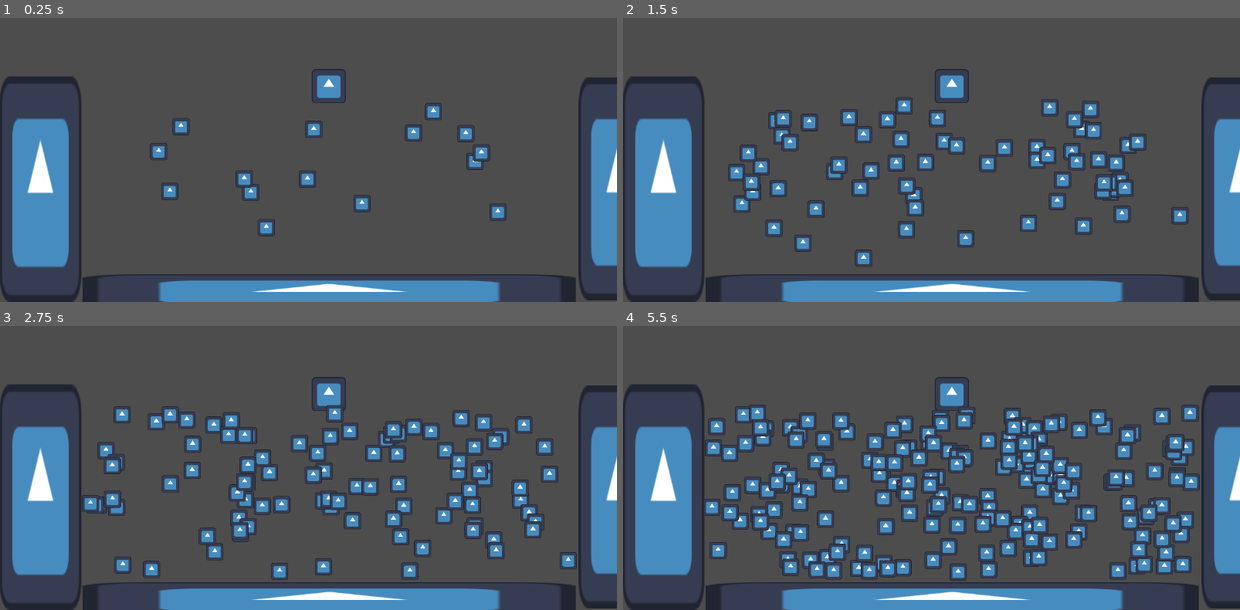
Above: before the commit, frames 1-4 (two rows, left to right).
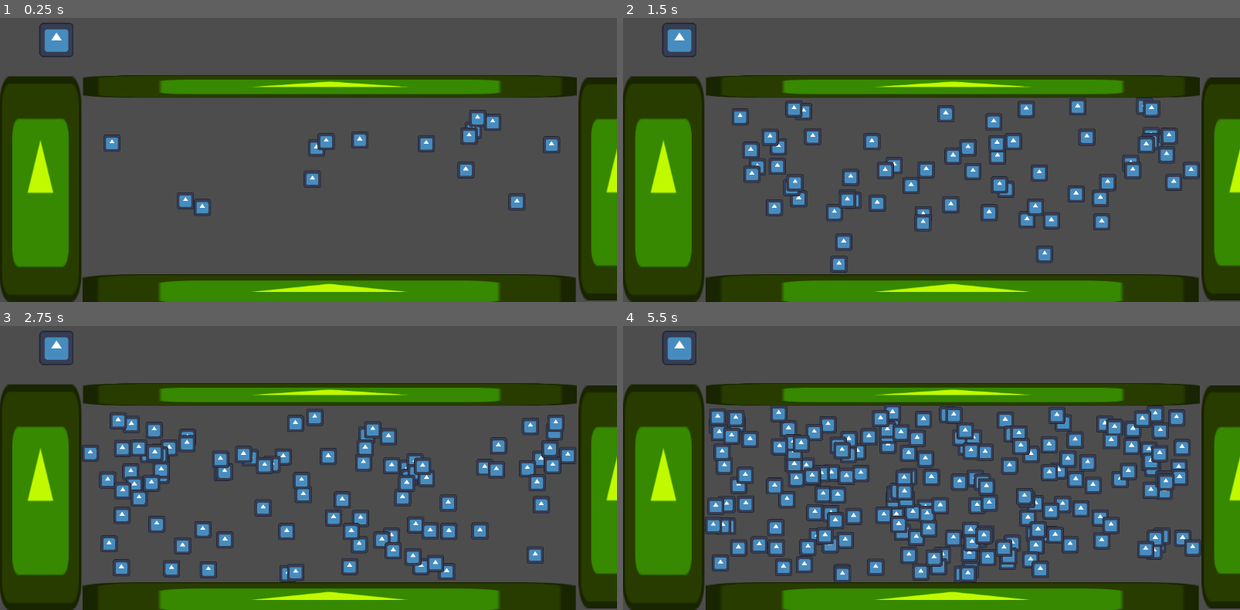
Above: after the commit, the same moments.

Repository: corin-gaiotto/gdc-jam-2025
Game: Godot game, scene res://Fishing/FishingScene.tscn
The game is run twice, just before and just after one commit, with the same random seed, the same clock (stepped at 60 frames per second) and the same inputs. This scene is started directly instead of the project's main scene. The engine's default icon, where the game draws it, is replaced by a stand-in: a white triangle on a blue panel in a dark square.
Inputs:
- Up to frame 1 (0.25 s): no input
- Up to frame 2 (1.5 s): tap Enter (ui_accept) at 0.5, 0.6, 0.77, 1.07, 1.35 s
- Up to frame 3 (2.75 s): tap Enter (ui_accept) at 1.52, 1.82, 2.1 s
- Up to frame 4 (5.5 s): tap Enter (ui_accept) at 2.85, 3.02, 3.32, 3.6, 3.77, 4.07, 4.35, 4.52, 4.82, 5.1 s

The runs differ from the first frame. In frame 1, 32% of the frame differs, in the area x 0-100%, y 1-100%; in frame 2, 40%; in frame 3, 44%; in frame 4, 53%.

Commit message:
changed fish movement to be more spontaneous

Diff:
--- a/Fishing/FishingScene.gd
+++ b/Fishing/FishingScene.gd
@@ -2,15 +2,14 @@
 
 
 func _on_fish_boundary_left_area_entered(area: Area2D) -> void:
-	area.Direction.x *= -1
+	area.Velocity.x *= -1
 
 func _on_fish_boundary_right_area_entered(area: Area2D) -> void:
-	area.Direction.x *= -1
-
+	area.Velocity.x *= -1
 
 func _on_fish_boundary_bottom_area_entered(area: Area2D) -> void:
-	area.Direction.y *= -1
+	area.Velocity.y *= -1
 
 
 func _on_fish_boundary_top_area_entered(area: Area2D) -> void:
-	area.Direction.y *= -1
+	area.Velocity.y *= -1
--- a/Fishing/FishingScene.tscn
+++ b/Fishing/FishingScene.tscn
@@ -34,6 +34,7 @@
 collision_layer = 0
 
 [node name="Sprite2D" type="Sprite2D" parent="FishBoundaryLeft"]
+modulate = Color(0.756863, 0.980392, 0, 1)
 position = Vector2(3, 1.5)
 scale = Vector2(2.39063, 6.58594)
 texture = ExtResource("2_8gv05")
@@ -46,6 +47,7 @@
 collision_layer = 0
 
 [node name="Sprite2D" type="Sprite2D" parent="FishBoundaryRight"]
+modulate = Color(0.756863, 0.980392, 0, 1)
 scale = Vector2(2.375, 6.52344)
 texture = ExtResource("2_8gv05")
 
@@ -57,6 +59,9 @@
 collision_layer = 0
 
 [node name="Sprite2D" type="Sprite2D" parent="FishBoundaryTop"]
+modulate = Color(0.754916, 0.980745, 3.08037e-06, 1)
+position = Vector2(4.49997, 1.00001)
+scale = Vector2(14.4141, 0.65625)
 texture = ExtResource("2_8gv05")
 
 [node name="CollisionShape2D" type="CollisionShape2D" parent="FishBoundaryTop"]
@@ -67,6 +72,7 @@
 collision_layer = 0
 
 [node name="Sprite2D" type="Sprite2D" parent="FishBoundaryBottom"]
+modulate = Color(0.756863, 0.980392, 0, 1)
 position = Vector2(-3.50006, 0)
 scale = Vector2(14.3984, 1)
 texture = ExtResource("2_8gv05")
@@ -75,6 +81,12 @@
 position = Vector2(-2, -1)
 shape = SubResource("RectangleShape2D_1hrq1")
 
+[node name="Player" type="Node2D" parent="."]
+
+[node name="Sprite2D" type="Sprite2D" parent="Player"]
+position = Vector2(211, 316)
+texture = ExtResource("2_8gv05")
+
 [connection signal="area_entered" from="FishBoundaryLeft" to="." method="_on_fish_boundary_left_area_entered"]
 [connection signal="area_entered" from="FishBoundaryRight" to="." method="_on_fish_boundary_right_area_entered"]
 [connection signal="area_entered" from="FishBoundaryTop" to="." method="_on_fish_boundary_top_area_entered"]
--- a/Fishing/fish.gd
+++ b/Fishing/fish.gd
@@ -1,29 +1,45 @@
-extends Node2D
+extends Area2D
 
-@export var MoveSpeed = 50
+var BurstSpeed = 2
+var MovementCooldown = 3
 
 var Direction = Vector2(0,0)
+var Velocity = Vector2(0,0)
 
 var moving = true
+var MovementTimeLeft
 
 # set any variable fish stats here, could use a resource with preset stats for different types of fish
 # fish manually placed in the scene wont work since fish to have initialize called on them to start the timer
-func Initialize(MovementCooldown):
-	$Timer.wait_time = MovementCooldown
+func Initialize(Cooldown, Speed):
+	$Timer.wait_time = Cooldown
 	$Timer.start()
 
 
+	BurstSpeed = Speed
+	MovementCooldown = Cooldown
 
-	Direction = Vector2(randf_range(-1,1), randf_range(-1,1)).normalized()
+	startBurst()
 	return
+
+func startBurst():
+	MovementTimeLeft = MovementCooldown
+	Velocity = Vector2(randf_range(-1,1), randf_range(-1,1)).normalized()*BurstSpeed
+
 
 func _physics_process(delta: float) -> void:
 	#if global_position.x <= 0 or global_position.x >= 2154:
 		#HorizontalDirection *= -1
 
 	if moving:
-		position += 2*Direction
+		position += Velocity * delta
+		Velocity = Velocity.move_toward(Vector2.ZERO, 10 * delta)  # decelerate
 
+		if MovementTimeLeft > 0.0:
+			var Decay = Velocity / MovementTimeLeft * delta
+			Velocity -= Decay
+
+			MovementTimeLeft -= delta
 
 	return
 
@@ -31,5 +47,5 @@
 func _on_timer_timeout() -> void:
 	moving = not moving
 	if moving:
-		Direction = Vector2(randf_range(-1,1), randf_range(-1,1)).normalized()
+		startBurst()
 	pass # Replace with function body.
--- a/Fishing/fish_spawner.gd
+++ b/Fishing/fish_spawner.gd
@@ -10,11 +10,11 @@
 		var instanced_scene = scene_list[0].instantiate()
 		instanced_scene.global_position = Vector2(randf_range(450,2100), randf_range(600,1000))
 		get_tree().current_scene.add_child(instanced_scene)
-		instanced_scene.Initialize(randf_range(3,10))
+		instanced_scene.Initialize(randf_range(3,10), randf_range(100,300))
 	return
 
 
 
-func _input(event: InputEvent) -> void:
+func _input(_event: InputEvent) -> void:
 	if Input.is_action_just_pressed("ui_accept"):
 		SpawnFish(10)
